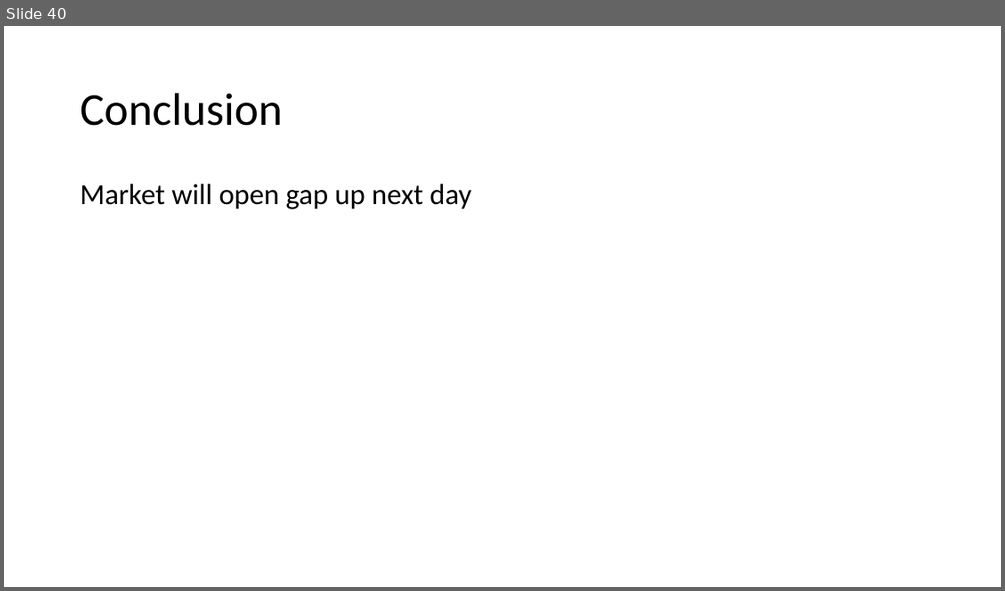
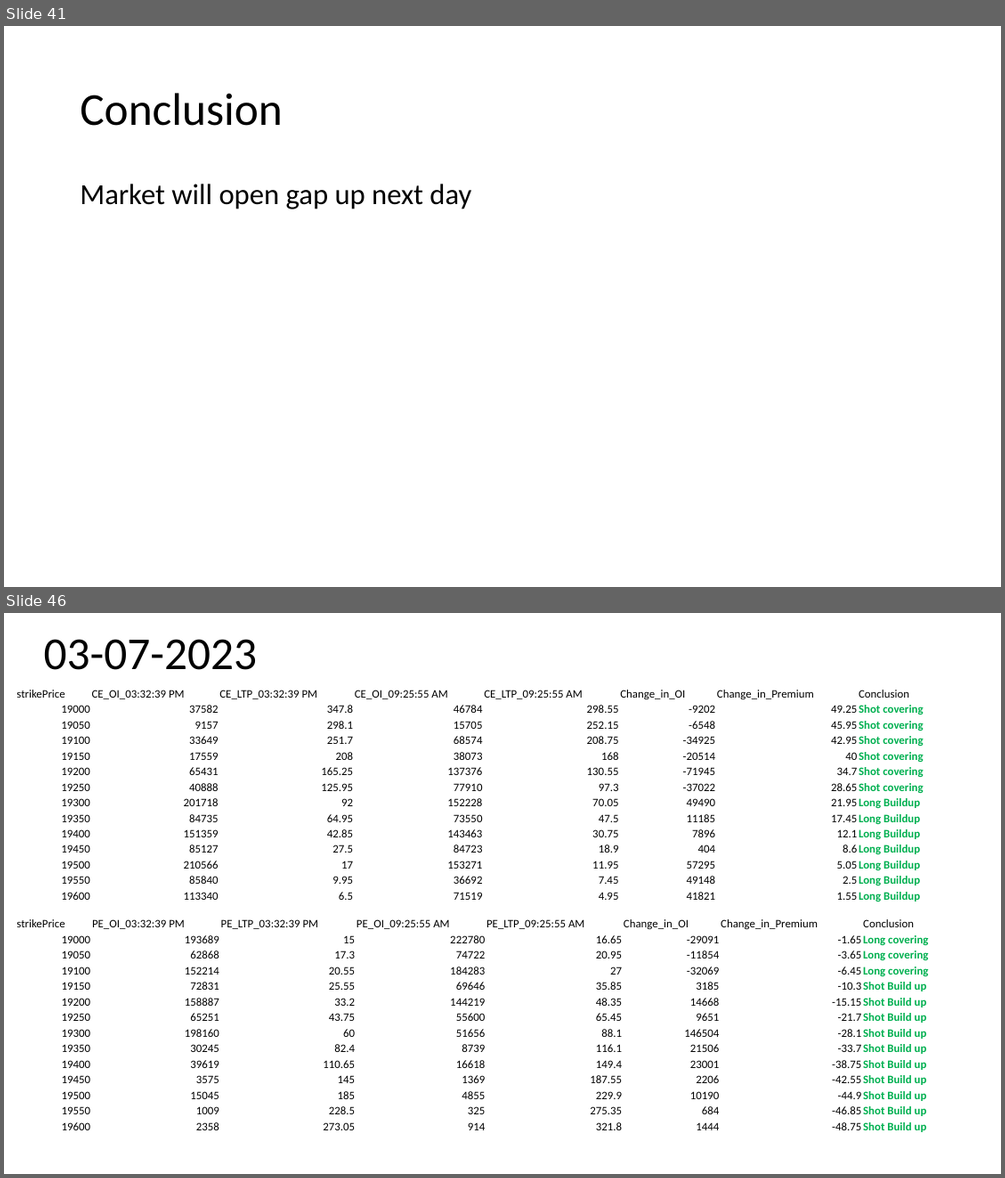
Before and after one commit to ashu433/Trading_codes, a slide deck: gap_up_and_gap_down.pptx. Shown one above the other, each under a label of ours: slide 40 before the commit, slides 41 and 46 after it; the slides between them are not shown. The pictures are 1005x591 and 1005x1178 pixels, drawn with LibreOffice and Linux fonts; fonts in the diff are those of the drawing. Boxes give left, top, right and bottom in pixels: in the first picture for what was removed or moved away, otherwise in the second. Text is boxed around its words. In the diff, an @@ line names an element or a change of style, - is before the commit and + after.

```diff
--- a/gap_up_and_gap_down.pptx
+++ b/gap_up_and_gap_down.pptx
@@ slide 46 added at bbox=[4, 613, 1001, 1174], background #FFFFFF @@
@@ title added at bbox=[44, 639, 257, 670], 44 pt, text #000000 @@
+03-07-2023
@@ table added at bbox=[16, 685, 951, 905], 14 rows, 8 columns @@
+strikePrice | CE_OI_03:32:39 PM | CE_LTP_03:32:39 PM | CE_OI_09:25:55 AM | CE_LTP_09:25:55 AM | Change_in_OI | Change_in_Premium | Conclusion
+19000 | 37582 | 347.8 | 46784 | 298.55 | -9202 | 49.25 | Shot covering
+19050 | 9157 | 298.1 | 15705 | 252.15 | -6548 | 45.95 | Shot covering
+19100 | 33649 | 251.7 | 68574 | 208.75 | -34925 | 42.95 | Shot covering
+19150 | 17559 | 208 | 38073 | 168 | -20514 | 40 | Shot covering
+19200 | 65431 | 165.25 | 137376 | 130.55 | -71945 | 34.7 | Shot covering
+19250 | 40888 | 125.95 | 77910 | 97.3 | -37022 | 28.65 | Shot covering
+19300 | 201718 | 92 | 152228 | 70.05 | 49490 | 21.95 | Long Buildup
+19350 | 84735 | 64.95 | 73550 | 47.5 | 11185 | 17.45 | Long Buildup
+19400 | 151359 | 42.85 | 143463 | 30.75 | 7896 | 12.1 | Long Buildup
+19450 | 85127 | 27.5 | 84723 | 18.9 | 404 | 8.6 | Long Buildup
+19500 | 210566 | 17 | 153271 | 11.95 | 57295 | 5.05 | Long Buildup
+19550 | 85840 | 9.95 | 36692 | 7.45 | 49148 | 2.5 | Long Buildup
+19600 | 113340 | 6.5 | 71519 | 4.95 | 41821 | 1.55 | Long Buildup
@@ table added at bbox=[16, 916, 957, 1135], 14 rows, 8 columns @@
+strikePrice | PE_OI_03:32:39 PM | PE_LTP_03:32:39 PM | PE_OI_09:25:55 AM | PE_LTP_09:25:55 AM | Change_in_OI | Change_in_Premium | Conclusion
+19000 | 193689 | 15 | 222780 | 16.65 | -29091 | -1.65 | Long covering
+19050 | 62868 | 17.3 | 74722 | 20.95 | -11854 | -3.65 | Long covering
+19100 | 152214 | 20.55 | 184283 | 27 | -32069 | -6.45 | Long covering
+19150 | 72831 | 25.55 | 69646 | 35.85 | 3185 | -10.3 | Shot Build up
+19200 | 158887 | 33.2 | 144219 | 48.35 | 14668 | -15.15 | Shot Build up
+19250 | 65251 | 43.75 | 55600 | 65.45 | 9651 | -21.7 | Shot Build up
+19300 | 198160 | 60 | 51656 | 88.1 | 146504 | -28.1 | Shot Build up
+19350 | 30245 | 82.4 | 8739 | 116.1 | 21506 | -33.7 | Shot Build up
+19400 | 39619 | 110.65 | 16618 | 149.4 | 23001 | -38.75 | Shot Build up
+19450 | 3575 | 145 | 1369 | 187.55 | 2206 | -42.55 | Shot Build up
+19500 | 15045 | 185 | 4855 | 229.9 | 10190 | -44.9 | Shot Build up
+19550 | 1009 | 228.5 | 325 | 275.35 | 684 | -46.85 | Shot Build up
+19600 | 2358 | 273.05 | 914 | 321.8 | 1444 | -48.75 | Shot Build up
@@ what was slide 40 is now slide 41 @@
```
Also in this commit, not shown: 3 slides changed, 20 other slides added, 16 other files.
